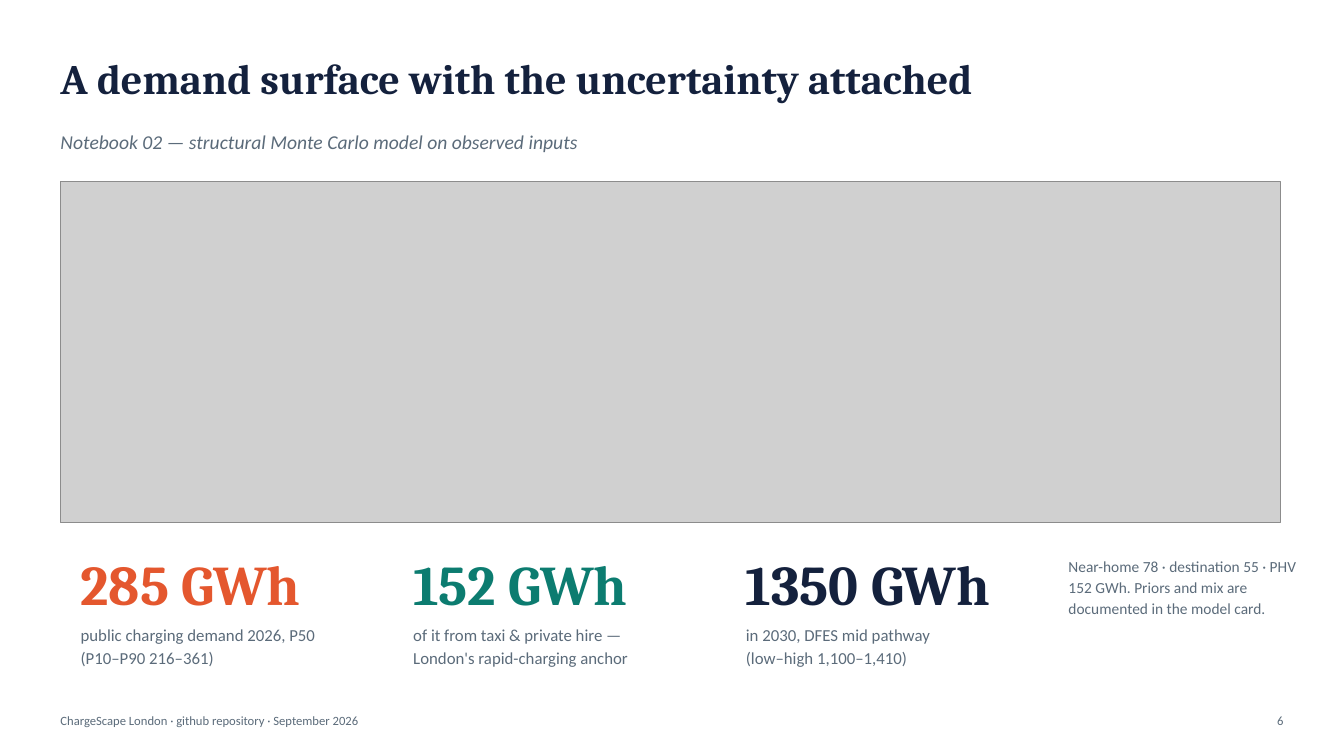
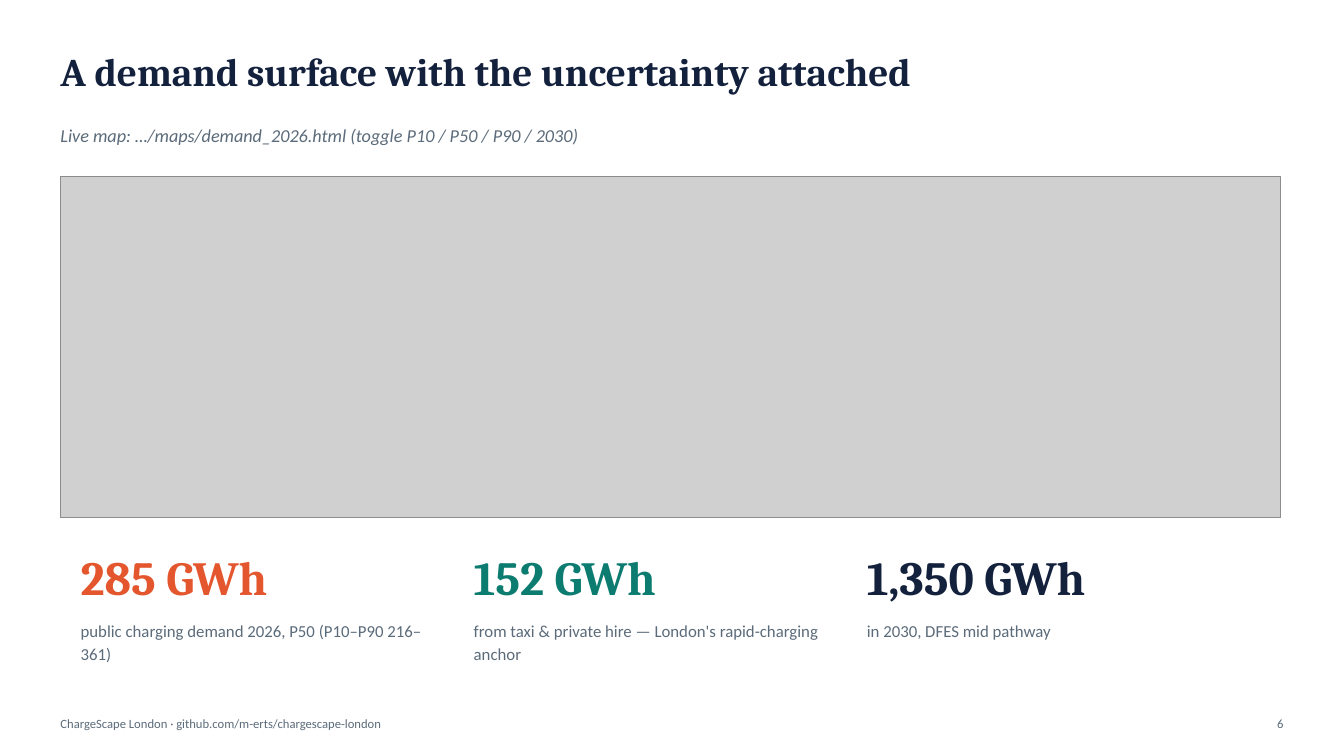
Before and after one commit to m-erts/chargescape-london, a slide deck: slide 6 of reports/ChargeScape_London.pptx. Drawn at 1344x756 pixels with LibreOffice and Linux fonts; fonts in the diff are those of the drawing; grey boxes stand for pictures. Boxes give left, top, right and bottom in pixels: in the first picture for what was removed or moved away, otherwise in the second. Text is boxed around its words. In the diff, an @@ line names an element or a change of style, - is before the commit and + after.

```diff
--- a/reports/ChargeScape_London.pptx
+++ b/reports/ChargeScape_London.pptx
@@ text "A demand surface with the ..." at (60, 58, 911, 95): size 30 to 28 pt @@
@@ text at (60, 129, 578, 145): text changed; size 14 to 13 pt @@
-Notebook 02 — structural Monte Carlo model on observed inputs
+Live map: …/maps/demand_2026.html (toggle P10 / P50 / P90 / 2030)
@@ picture: place and size @@
-picture at (60, 181, 1280, 522)
+picture at (60, 176, 1280, 517)
@@ text "285 GWh" at (81, 562, 267, 596): size 40 to 34 pt @@
@@ text "152 GWh" at (474, 562, 656, 596): size 40 to 34 pt @@
@@ text "152 GWh": place and size @@
-text "152 GWh" at (413, 566, 628, 606)
+text "152 GWh" at (474, 562, 656, 596)
@@ text at (867, 562, 1085, 602): text changed; size 40 to 34 pt @@
-1350 GWh
+1,350 GWh
@@ text removed at (1068, 561, 1296, 614) @@
-Near-home 78 · destination 55 · PHV 152 GWh. Priors and mix are documented in the model card.
@@ text "public charging demand 2026, P50 ..." rewrapped from (81, 629, 315, 666) to (81, 625, 421, 662) @@
@@ text at (474, 625, 818, 660): text changed @@
-of it from taxi & private hire —
-London's rapid-charging anchor
+from taxi & private hire — London's rapid-charging anchor
@@ text at (867, 625, 1051, 640): text changed @@
-in 2030, DFES mid pathway
-(low–high 1,100–1,410)
+in 2030, DFES mid pathway
@@ text at (60, 719, 381, 730): text changed @@
-ChargeScape London · github repository · September 2026
+ChargeScape London · github.com/m-erts/chargescape-london
```
Also in this commit, not shown: 8 other slides changed, 6 slides added, 4 slides removed, 59 other files.
